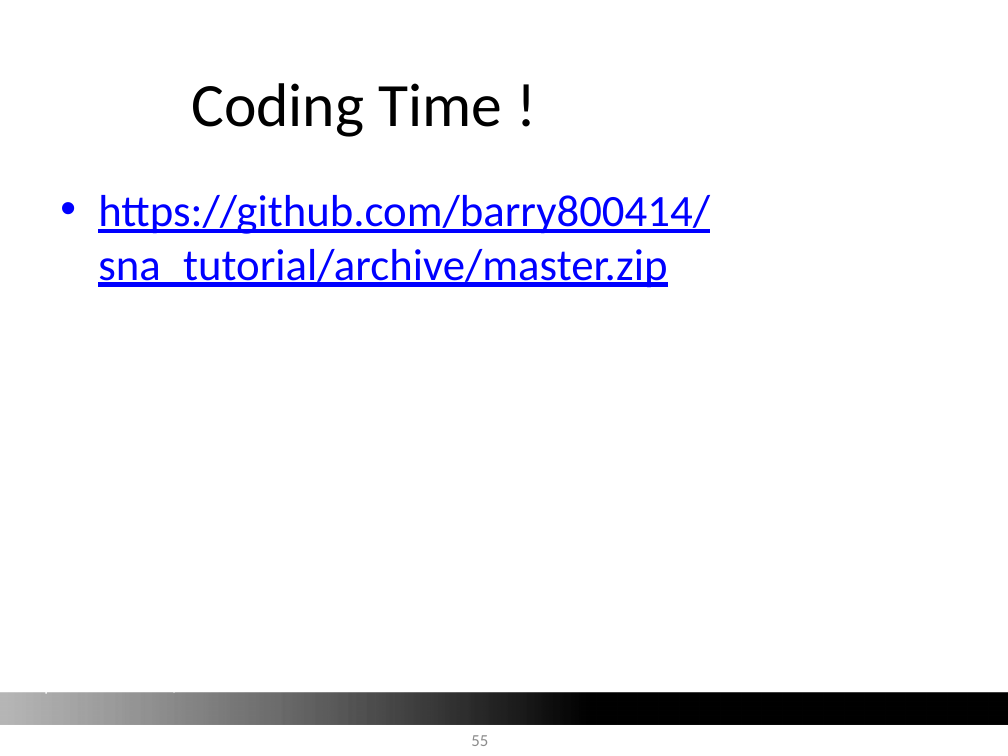
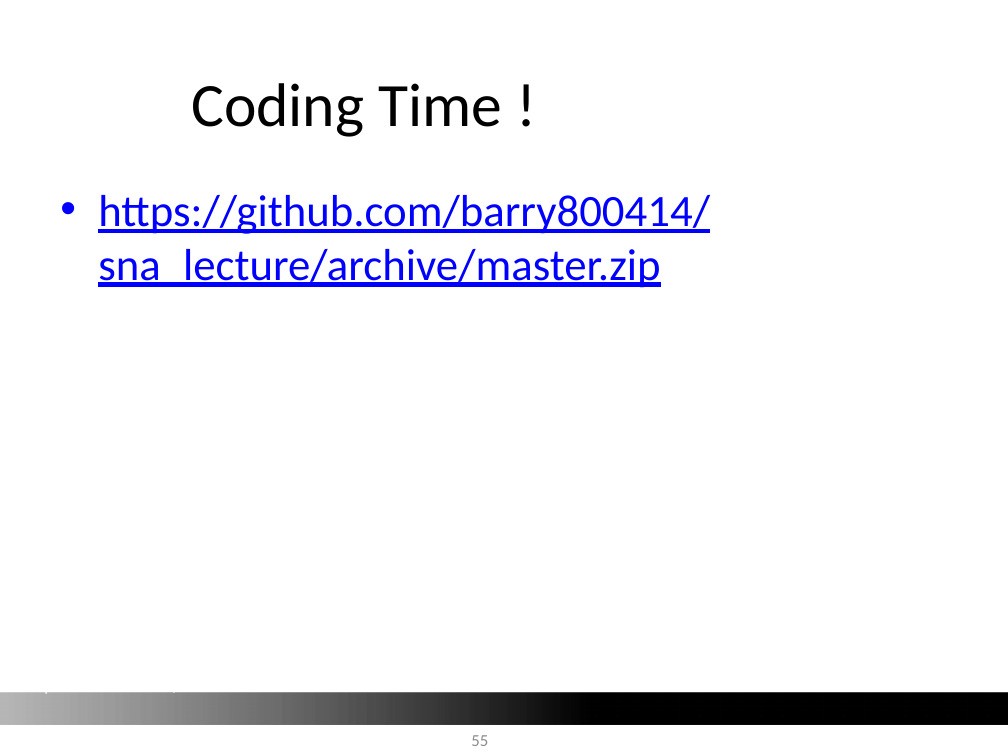
Before and after one commit to barry800414/SNA_lecture, a slide deck: slide 55 of slides/SNA_LinkPrediction_Lecture.pptx. Drawn at 1008x756 pixels with LibreOffice and Linux fonts; fonts in the diff are those of the drawing; background and template pictures are left out. Boxes give left, top, right and bottom in pixels: in the first picture for what was removed or moved away, otherwise in the second. Text is boxed around its words. In the diff, an @@ line names an element or a change of style, - is before the commit and + after.

```diff
--- a/slides/SNA_LinkPrediction_Lecture.pptx
+++ b/slides/SNA_LinkPrediction_Lecture.pptx
@@ text at (98,195,710,288): text changed @@
-• https://github.com/barry800414/sna_tutorial/archive/master.zip
+• https://github.com/barry800414/sna_lecture/archive/master.zip
```
Also in this commit, not shown: 20 other slides changed, 2 other files.
